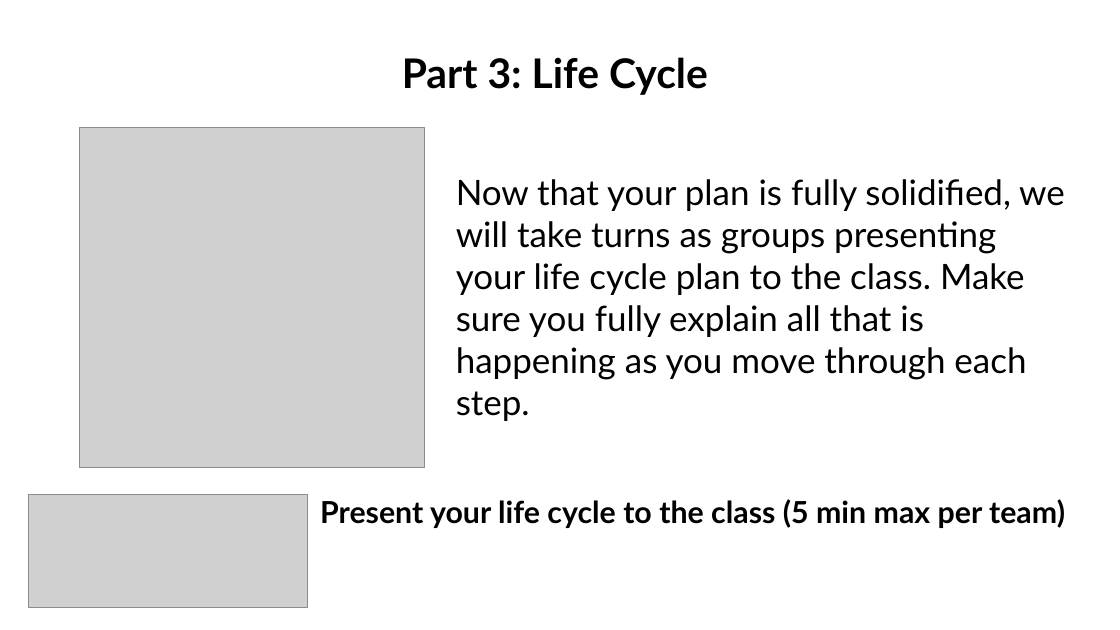
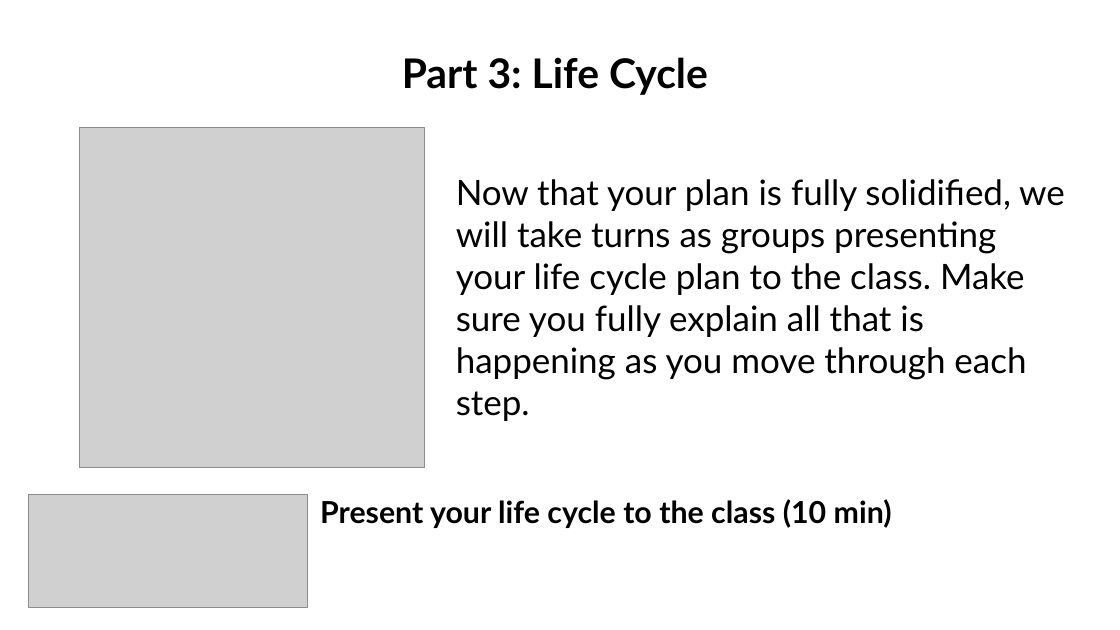
Before and after one commit to wood-lab/fish_406, a slide deck: slide 5 of docs/lectures/in-class_activities/class_22.pptx (slide 6 before the commit). Drawn at 1120x630 pixels with LibreOffice and Linux fonts; fonts in the diff are those of the drawing; grey boxes stand for pictures. Boxes give left, top, right and bottom in pixels: in the first picture for what was removed or moved away, otherwise in the second. Text is boxed around its words. In the diff, an @@ line names an element or a change of style, - is before the commit and + after.

Commit message:
updated lecture 22 pptx

```diff
--- a/docs/lectures/in-class_activities/class_22.pptx
+++ b/docs/lectures/in-class_activities/class_22.pptx
@@ text at box(320, 499, 892, 528): text changed @@
-Present your life cycle to the class (5 min max per team)
+Present your life cycle to the class (10 min)
```
Also in this commit, not shown: 2 other slides changed, 5 other files.
